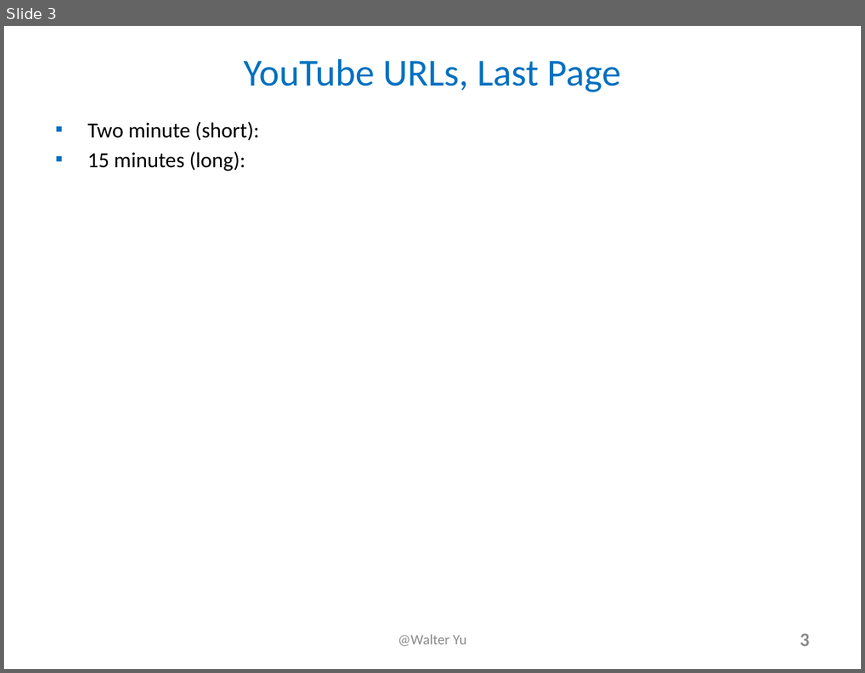
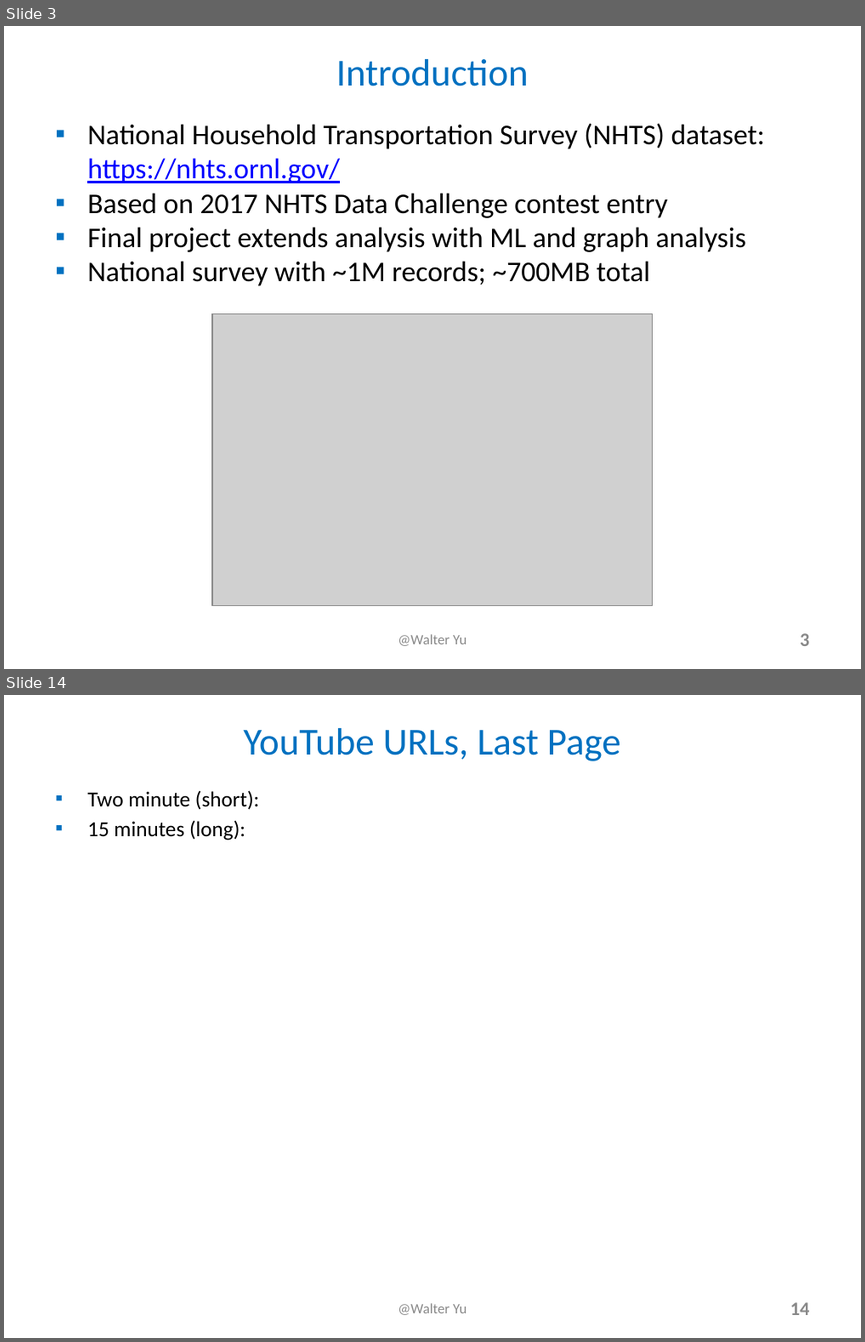
Before and after one commit to walteryu/e63-final, a slide deck: presentation/FinalProjectSlides_e63_2018_WY.pptx. Shown one above the other, each under a label of ours: slide 3 before the commit, slides 3 and 14 after it; the slides between them are not shown. The pictures are 865x673 and 865x1342 pixels, drawn with LibreOffice and Linux fonts; fonts in the diff are those of the drawing; grey boxes stand for pictures. Boxes give left, top, right and bottom in pixels: in the first picture for what was removed or moved away, otherwise in the second. Text is boxed around its words. In the diff, an @@ line names an element or a change of style, - is before the commit and + after.

```diff
--- a/presentation/FinalProjectSlides_e63_2018_WY.pptx
+++ b/presentation/FinalProjectSlides_e63_2018_WY.pptx
@@ slide 3 added at (4,26,861,669), background #FFFFFF @@
@@ title added at (336,59,528,86), 32 pt, text #0070C0 @@
+Introduction
@@ text added at (87,123,765,286), 24 pt, text #000000 @@
+▪ National Household Transportation Survey (NHTS) dataset: https://nhts.ornl.gov/
+▪ Based on 2017 NHTS Data Challenge contest entry
+▪ Final project extends analysis with ML and graph analysis
+▪ National survey with ~1M records; ~700MB total
@@ picture added at (212,314,653,605) @@
@@ text added at (398,634,466,646), 12 pt, text #898989 @@
+@Walter Yu
@@ page number added at (800,633,809,646), 16 pt, text #888888, bold @@
+3
@@ what was slide 3 is now slide 14 @@
@@ page number at (790,1302,810,1315): text changed @@
-3
+14
```
Also in this commit, not shown: 2 slides changed, 10 other slides added.
